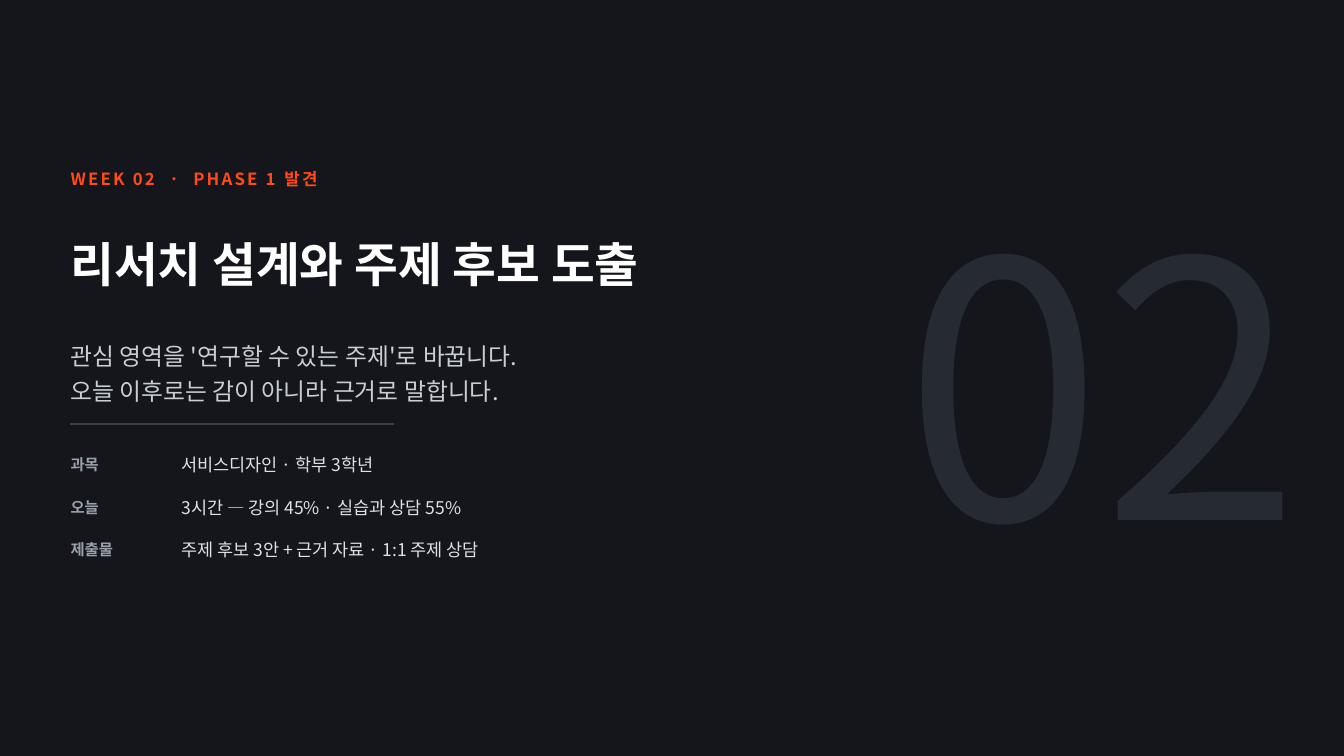
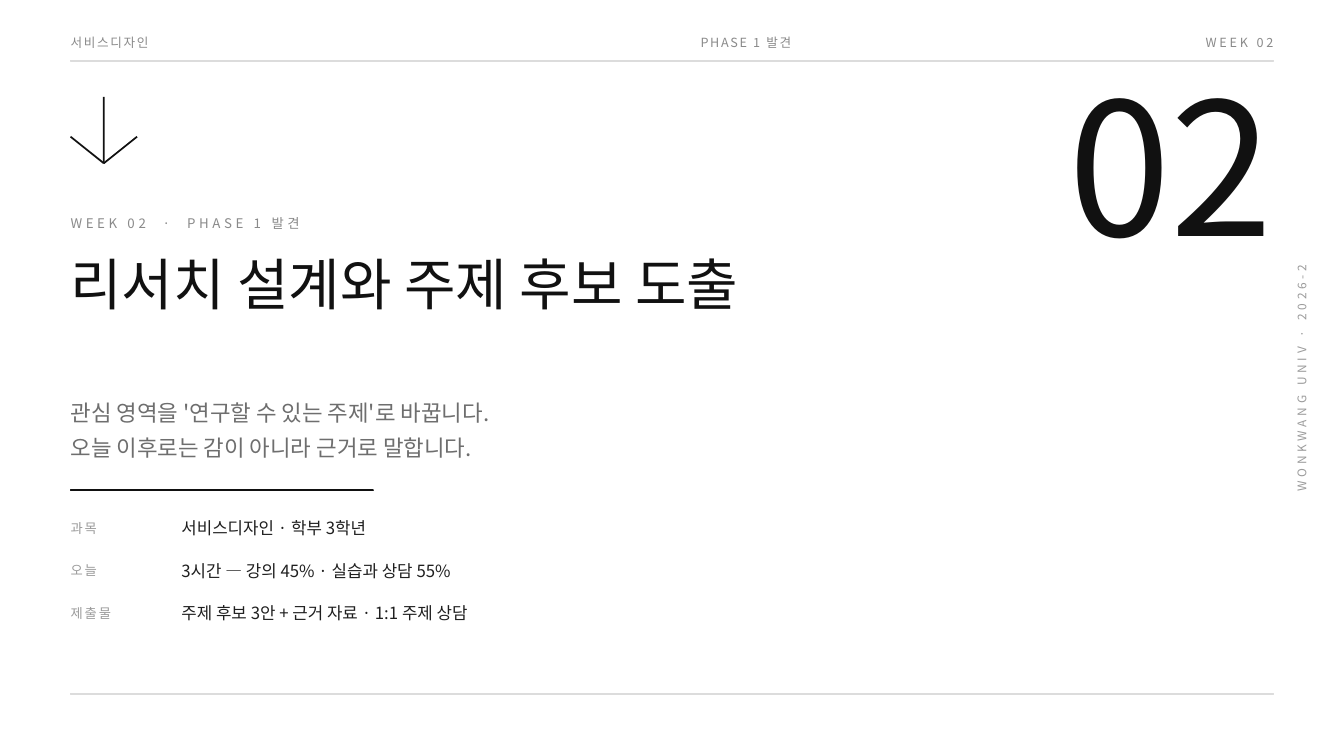
Before and after one commit to design-eng/MIN.D, a slide deck: slide 1 of dist/weeks/서비스디자인_02주차_리서치설계.pptx. Drawn at 1344x756 pixels with LibreOffice and Linux fonts; fonts in the diff are those of the drawing. Boxes give left, top, right and bottom in pixels: in the first picture for what was removed or moved away, otherwise in the second. Text is boxed around its words. In the diff, an @@ line names an element or a change of style, - is before the commit and + after.

```diff
--- a/dist/weeks/서비스디자인_02주차_리서치설계.pptx
+++ b/dist/weeks/서비스디자인_02주차_리서치설계.pptx
@@ background #14161B to #FFFFFF @@
@@ text added at <box>71,36,149,48</box>, 9 pt, text #8A8A8A @@
+서비스디자인
@@ text at <box>701,37,791,48</box>: text changed; size 12 to 9 pt; text colour #FF4A1C to #8A8A8A; bold off @@
-WEEK 02 · PHASE 1 발견
+PHASE 1 발견
@@ text added at <box>1206,38,1274,47</box>, 9 pt, text #8A8A8A @@
+WEEK 02
@@ rectangle added at <box>71,60,1273,62</box>, fill #DCDCDC, outline #DCDCDC 1 pt @@
@@ line added from (104, 97) to (104, 163), #111111 1.25 pt @@
@@ text added at <box>1068,98,1273,239</box>, 132 pt, text #111111 @@
+02
@@ line added from (71, 137) to (104, 163), #111111 1.25 pt @@
@@ line added from (104, 163) to (137, 137), #111111 1.25 pt @@
@@ text added at <box>71,217,300,229</box>, 9.5 pt, text #8A8A8A @@
+WEEK 02 · PHASE 1 발견
@@ text "리서치 설계와 주제 후보 도출": place and size @@
-text "리서치 설계와 주제 후보 도출" at <box>71,242,639,287</box>
+text "리서치 설계와 주제 후보 도출" at <box>71,258,738,310</box>
@@ text "리서치 설계와 주제 후보 도출" at <box>71,258,738,310</box>: size 34 to 40 pt, text colour #FFFFFF to #111111, bold off; line spacing 1.16 to 1.12; vertical alignment middle to top @@
@@ text added at <box>1293,276,1310,489</box>, 8.5 pt, text #9B9B9B @@
+WONKWANG UNIV · 2026-2
@@ text "관심 영역을 '연구할 수 있는 ...": place and size @@
-text "관심 영역을 '연구할 수 있는 ..." at <box>71,345,517,402</box>
+text "관심 영역을 '연구할 수 있는 ..." at <box>71,402,489,458</box>
@@ text "관심 영역을 '연구할 수 있는 ..." at <box>71,402,489,458</box>: size 17 to 16 pt, text colour #C9CDD6 to #6E6E6E; line spacing 1.24 to 1.3 @@
@@ rectangle: place and size @@
-rectangle at <box>71,423,393,424</box>
+rectangle at <box>71,490,373,491</box>
@@ rectangle at <box>71,490,373,491</box>: fill #3A3F4B to #111111; outline #3A3F4B 1 pt to #111111 1 pt @@
@@ text "서비스디자인 · 학부 3학년": place and size @@
-text "서비스디자인 · 학부 3학년" at <box>181,456,374,473</box>
+text "서비스디자인 · 학부 3학년" at <box>181,520,366,536</box>
@@ text "3시간 — 강의 45% · ...": place and size @@
-text "3시간 — 강의 45% · ..." at <box>181,499,461,516</box>
+text "3시간 — 강의 45% · ..." at <box>181,563,451,579</box>
@@ 3 texts: place and size @@
-3 texts at <box>71,457,114,556</box>
+3 texts at <box>71,522,111,619</box>
@@ size 11 to 9.5 pt, text colour #9AA0AA to #9B9B9B, letter spacing 0 to 1.4 pt, bold off in 3 elements at <box>71,522,97,534</box>, <box>71,564,97,576</box>, <box>71,607,111,619</box> @@
@@ size 12.5 to 12 pt, text colour #DDE0E6 to #1F1F1F in 3 elements at <box>181,520,366,536</box>, <box>181,563,451,579</box>, <box>181,605,468,621</box> @@
@@ text "주제 후보 3안 + 근거 ...": place and size @@
-text "주제 후보 3안 + 근거 ..." at <box>181,541,479,558</box>
+text "주제 후보 3안 + 근거 ..." at <box>181,605,468,621</box>
@@ rectangle added at <box>71,694,1273,695</box>, fill #DCDCDC, outline #DCDCDC 1 pt @@
```
Also in this commit, not shown: 16 other slides changed, 19 other files.
